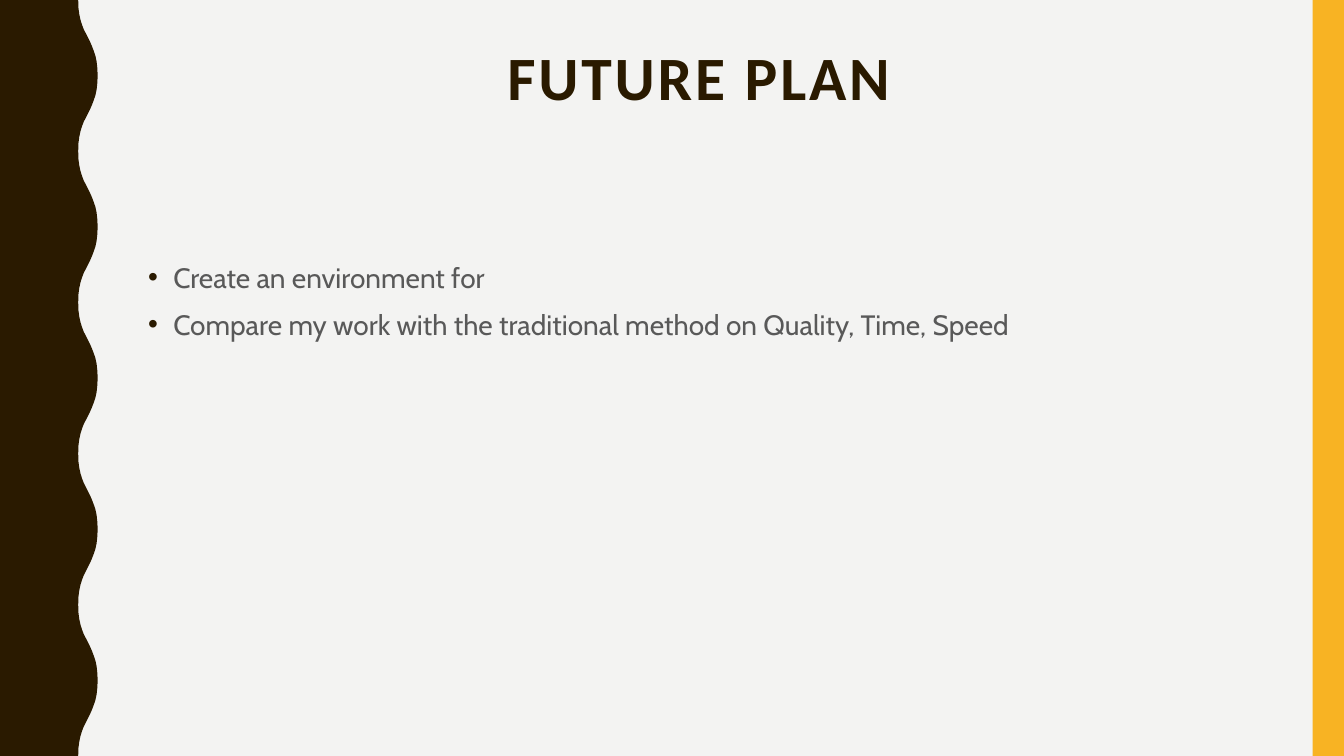
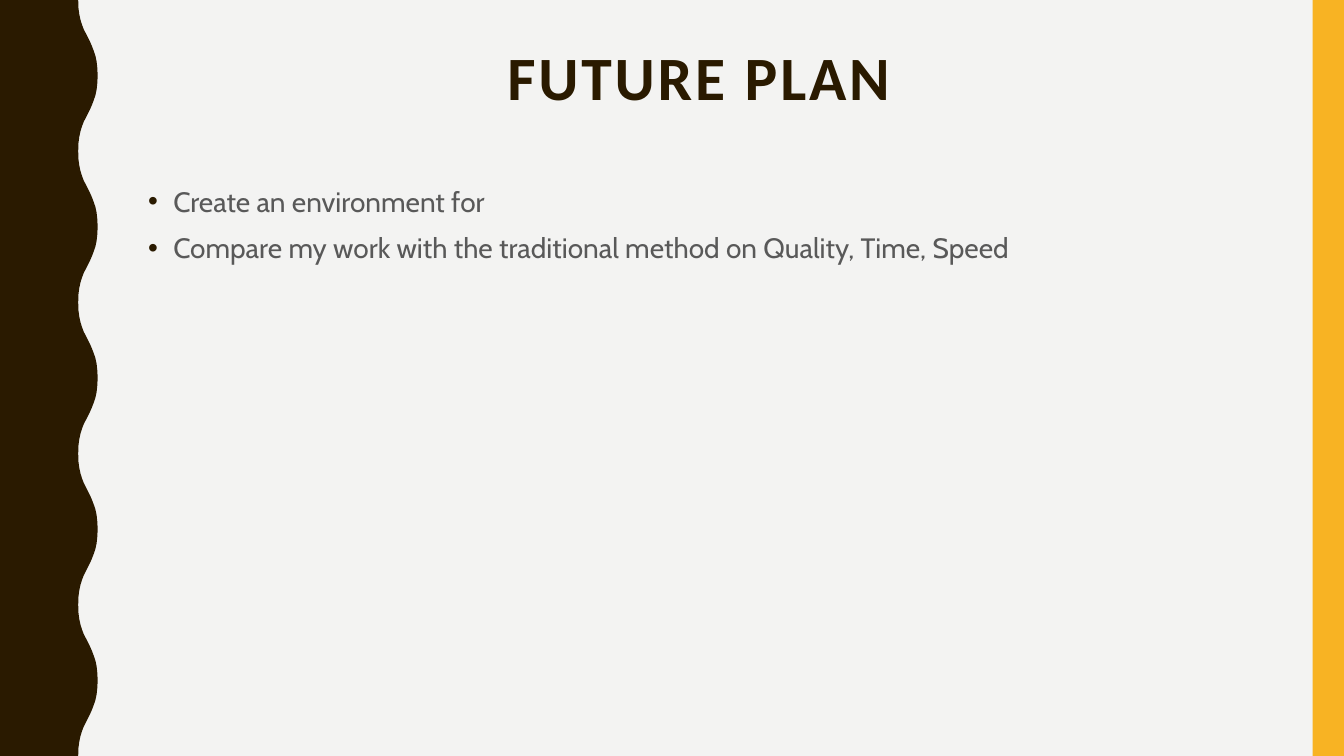
Before and after one commit to shaayaan16/segfaultshooter, a slide deck: slide 14 of Demo.pptx. Drawn at 1344x756 pixels with LibreOffice and Linux fonts; fonts in the diff are those of the drawing. Boxes give left, top, right and bottom in pixels: in the first picture for what was removed or moved away, otherwise in the second. Text is boxed around its words. In the diff, an @@ line names an element or a change of style, - is before the commit and + after.

```diff
--- a/Demo.pptx
+++ b/Demo.pptx
@@ text "Create an environment for": place and size @@
-text "Create an environment for" at (173, 267, 1009, 341)
+text "Create an environment for" at (173, 191, 1009, 265)
```
Also in this commit, not shown: 4 other slides changed, 2 slides added, 2 slides removed.
